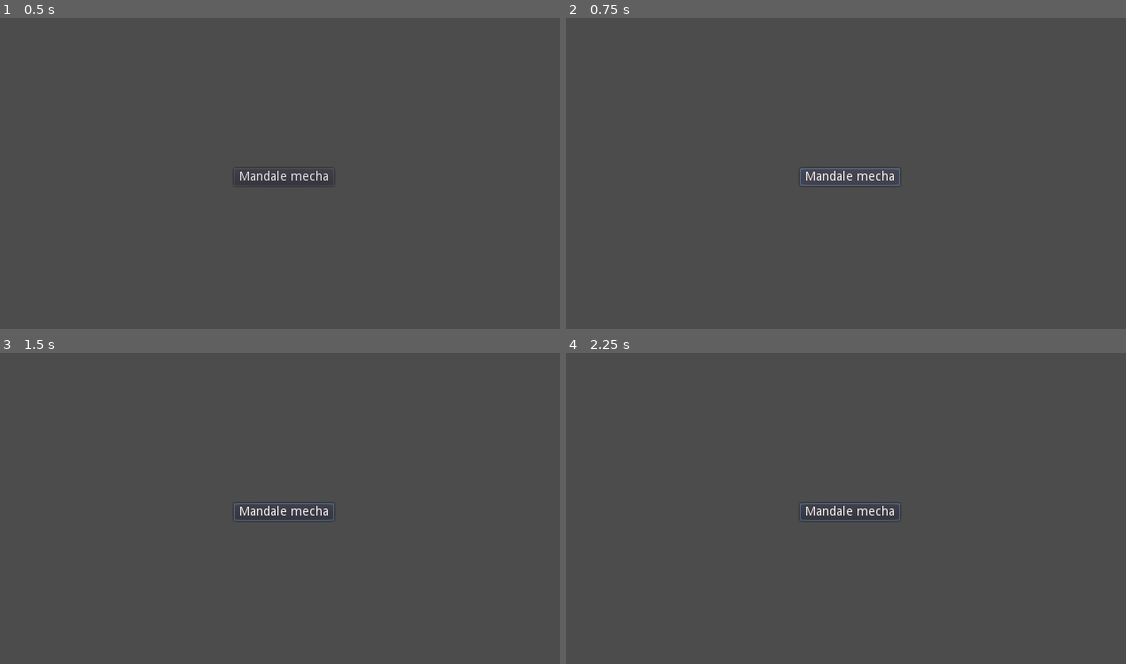
Above: before the commit, frames 1-4 (two rows, left to right).
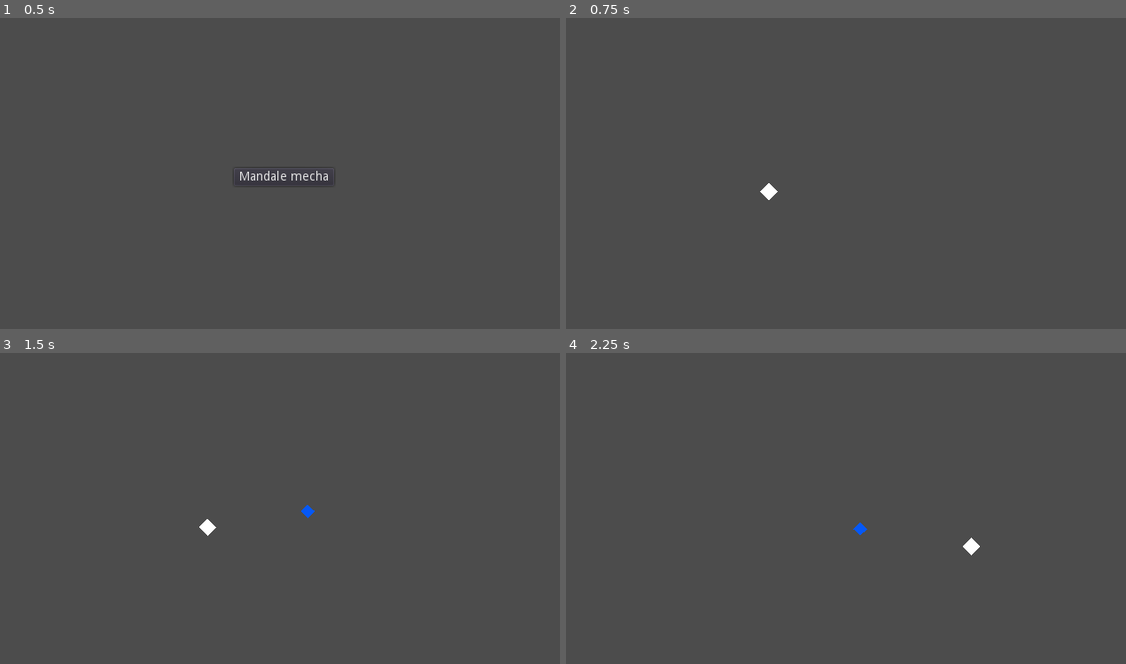
Above: after the commit, the same moments.

Repository: Laks0/Top-Down-Overcharge
Game: Godot game, scene res://MainMenu.tscn
Same seed, same stepped clock (60 frames per second), same inputs: the game is played once before the commit and once after it.
Inputs (mouse positions are in pixels of both pictures, inside the frame that each line leads up to):
- Up to frame 1 (0.5 s): no input
- Up to frame 2 (0.75 s): click "Mandale mecha" at 0.5 s
- Up to frame 3 (1.5 s): tap Enter at 1.25 s; move the mouse to (408, 496) at 1.27 s; hold D (control_right) from 1.28 s (still down); click (408, 496) at 1.35 s
- Up to frame 4 (2.25 s): move the mouse to (734, 527) at 2.02 s; release D (control_right) at 2.03 s; hold S (control_down) from 2.03 s (still down); click (734, 527) at 2.1 s

Frame 1 is identical in both runs. In frame 2, 0.4% of the frame differs, in the area x 34-60%, y 48-59%; in frame 3, 0.4%; in frame 4, 0.5%, in the area x 41-74%, y 48-66%.

Commit message:
armas básicas con knockback y cooldown

Diff:
--- a/Entities/Kai.tscn
+++ b/Entities/Kai.tscn
@@ -1,14 +1,19 @@
-[gd_scene load_steps=3 format=2]
+[gd_scene load_steps=4 format=2]
 
 [ext_resource path="res://Entities/Kai.gd" type="Script" id=1]
+[ext_resource path="res://Entities/Projectile.tscn" type="PackedScene" id=2]
 
 [sub_resource type="CircleShape2D" id=1]
 
 [node name="Kai" type="KinematicBody2D"]
 script = ExtResource( 1 )
+weapon_class = ExtResource( 2 )
 
 [node name="CollisionShape2D" type="CollisionShape2D" parent="."]
 shape = SubResource( 1 )
 
 [node name="Polygon2D" type="Polygon2D" parent="."]
 polygon = PoolVector2Array( 0.139877, 9.98959, 9.98301, 0.146454, -0.0963593, -9.77542, -10.0182, -0.0110359 )
+
+[node name="BulletCooldown" type="Timer" parent="."]
+one_shot = true
--- /dev/null
+++ b/Entities/Projectile.gd
@@ -0,0 +1,10 @@
+extends Node2D
+
+export var speed     : int = 1000
+export var direction : Vector2
+
+export var cooldown  : float = .3
+export var knockback : int   = 170
+
+func _process(delta):
+	position += speed * direction * delta
--- /dev/null
+++ b/Entities/Projectile.tscn
@@ -0,0 +1,19 @@
+[gd_scene load_steps=3 format=2]
+
+[ext_resource path="res://Entities/Projectile.gd" type="Script" id=1]
+
+[sub_resource type="CircleShape2D" id=1]
+radius = 8.0
+
+[node name="Projectile" type="Node2D"]
+script = ExtResource( 1 )
+
+[node name="Polygon2D" type="Polygon2D" parent="."]
+color = Color( 0.0196078, 0.345098, 0.968627, 1 )
+polygon = PoolVector2Array( -0.0886078, 7.8113, 7.8738, 0.0716152, -0.25565, -7.89079, -8.16238, 0.015934 )
+
+[node name="Area2D" type="Area2D" parent="."]
+visible = false
+
+[node name="CollisionShape2D" type="CollisionShape2D" parent="Area2D"]
+shape = SubResource( 1 )
--- a/Entities/playable.gd
+++ b/Entities/playable.gd
@@ -2,11 +2,21 @@
 
 export var maxSpeed     : int   = 700
 export var acceleration : int   = 1000
-export var friction     : float = .25
+export var friction     : float = .35
 
 var velocity : Vector2
 
+var health : float = 100
+var charge : float = 20
+
+# Weapon puede ser cualquier tipo de arma, todas las propiedades vienen de weapon
+export var weapon_class : PackedScene
+
 func _process(delta):
+	### DISPARAR ###
+	if Input.is_action_just_pressed("shoot") and $BulletCooldown.is_stopped():
+		shoot(weapon_class)
+
 	### MOVIMIENTO ###
 	# Definir direcciones
 	var dirx = int( Input.is_action_pressed("control_right") ) - int( Input.is_action_pressed("control_left") )
@@ -24,4 +34,17 @@
 	velocity.x = clamp(velocity.x, -maxSpeed, maxSpeed)
 	velocity.y = clamp(velocity.y, -maxSpeed, maxSpeed)
 
-	move_and_slide(velocity)
+	velocity = move_and_slide(velocity)
+
+
+func shoot(weapon):
+	var bullet = weapon.instance()
+	var direction = get_local_mouse_position().normalized()
+
+	get_parent().add_child(bullet)
+	bullet.position = position
+	bullet.direction = direction
+
+	velocity -= bullet.knockback * direction
+	$BulletCooldown.wait_time = bullet.cooldown
+	$BulletCooldown.start()
--- /dev/null
+++ b/MainMenu.gd
@@ -0,0 +1,4 @@
+extends Control
+
+func _on_Start_pressed():
+	get_tree().change_scene("res://Scenes/Game.tscn")
--- a/MainMenu.tscn
+++ b/MainMenu.tscn
@@ -1,8 +1,11 @@
-[gd_scene format=2]
+[gd_scene load_steps=2 format=2]
+
+[ext_resource path="res://MainMenu.gd" type="Script" id=1]
 
 [node name="MainMenu" type="Control"]
 anchor_right = 1.0
 anchor_bottom = 1.0
+script = ExtResource( 1 )
 
 [node name="Start" type="Button" parent="."]
 anchor_left = 0.5
@@ -17,3 +20,4 @@
 __meta__ = {
 "_edit_use_anchors_": false
 }
+[connection signal="pressed" from="Start" to="." method="_on_Start_pressed"]
--- a/project.godot
+++ b/project.godot
@@ -46,6 +46,11 @@
 "events": [ Object(InputEventKey,"resource_local_to_scene":false,"resource_name":"","device":0,"alt":false,"shift":false,"control":false,"meta":false,"command":false,"pressed":false,"scancode":83,"unicode":0,"echo":false,"script":null)
  ]
 }
+shoot={
+"deadzone": 0.5,
+"events": [ Object(InputEventMouseButton,"resource_local_to_scene":false,"resource_name":"","device":0,"alt":false,"shift":false,"control":false,"meta":false,"command":false,"button_mask":0,"position":Vector2( 0, 0 ),"global_position":Vector2( 0, 0 ),"factor":1.0,"button_index":1,"pressed":false,"doubleclick":false,"script":null)
+ ]
+}
 
 [rendering]
 
